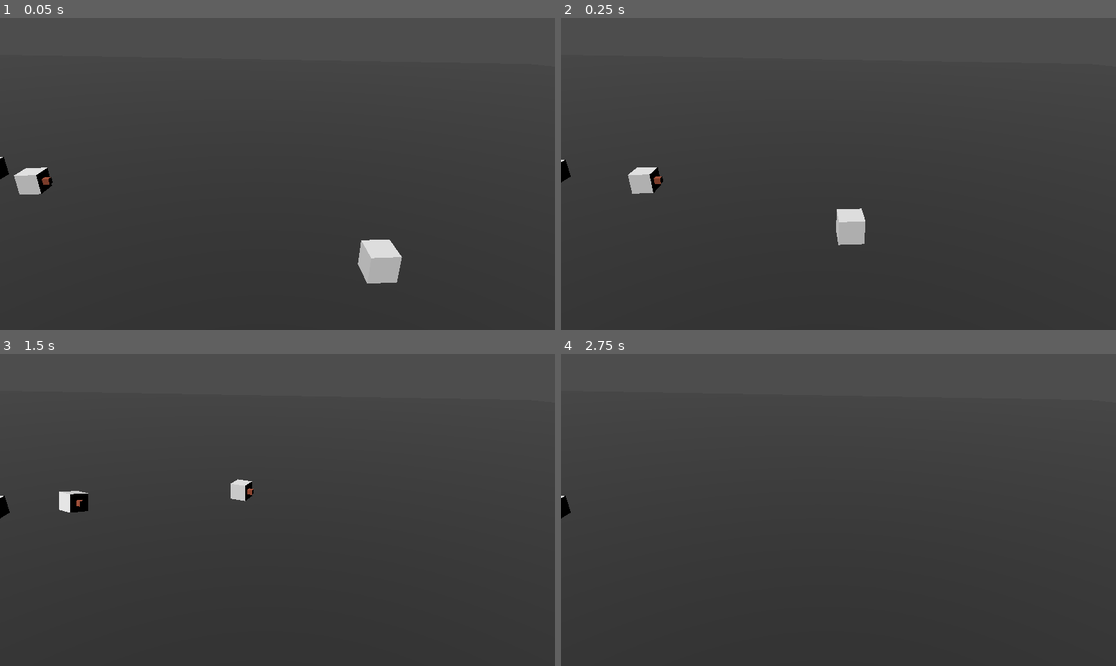
Above: before the commit, frames 1-4 (two rows, left to right).
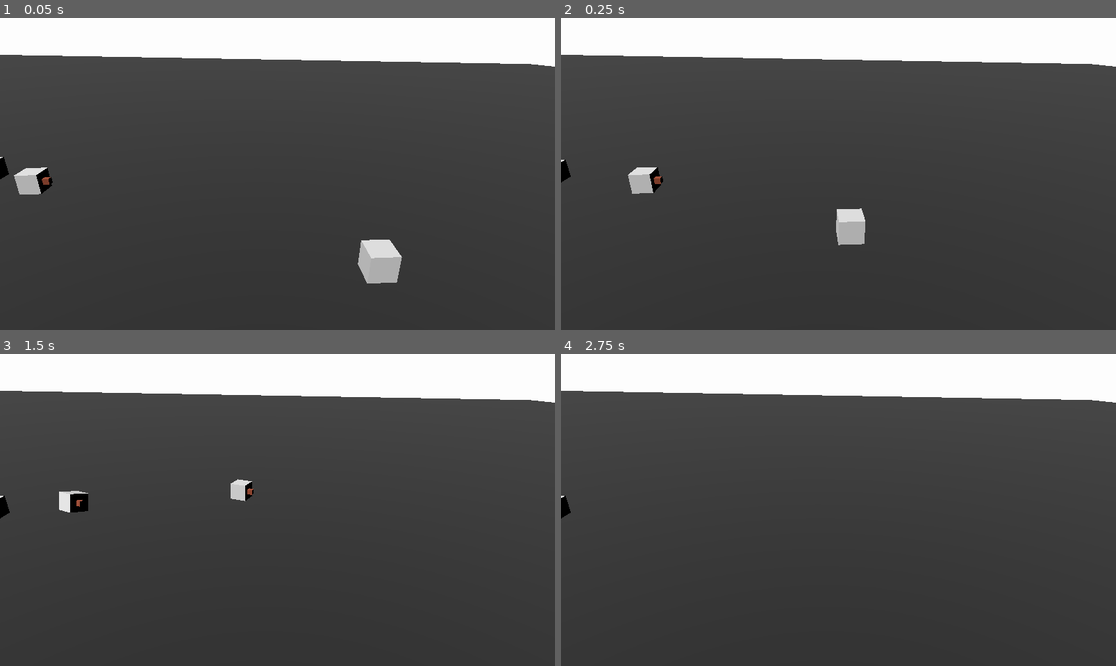
Above: after the commit, the same moments.

Repository: mulboor/kruispuntsimulatie
Game: Godot game, scene res://scenes/spaces/main.tscn
Same seed, same stepped clock (60 frames per second), same inputs: the game is played once before the commit and once after it.
Inputs:
- Up to frame 1 (0.05 s): no input
- Up to frame 2 (0.25 s): no input
- Up to frame 3 (1.5 s): no input
- Up to frame 4 (2.75 s): no input

The runs differ from the first frame. In frame 1, 13% of the frame differs, in the area x 0-100%, y 0-16%; in frame 2, 13%; in frame 3, 13%; in frame 4, 13%.

Commit message:
UI

Diff:
--- a/project.godot
+++ b/project.godot
@@ -14,3 +14,7 @@
 run/main_scene="res://scenes/spaces/main.tscn"
 config/features=PackedStringArray("4.3", "Forward Plus")
 config/icon="res://assets/icon.svg"
+
+[rendering]
+
+environment/defaults/default_clear_color=Color(0.991164, 0.991164, 0.991164, 1)
--- a/ui/options_test.tscn
+++ b/ui/options_test.tscn
@@ -7,25 +7,28 @@
 anchors_preset = 15
 anchor_right = 1.0
 anchor_bottom = 1.0
-offset_left = 80.0
-offset_top = 24.0
-offset_right = 80.0
-offset_bottom = 24.0
+offset_top = -1.0
+offset_bottom = -1.0
 grow_horizontal = 2
 grow_vertical = 2
 script = ExtResource("1_jb08e")
 
 [node name="MarginContainer" type="MarginContainer" parent="."]
 layout_mode = 0
-offset_right = 40.0
-offset_bottom = 40.0
+offset_left = 506.0
+offset_top = 252.0
+offset_right = 576.0
+offset_bottom = 318.0
+scale = Vector2(2, 2)
 
 [node name="VBoxContainer" type="VBoxContainer" parent="MarginContainer"]
 layout_mode = 2
+alignment = 1
 
 [node name="Factors" type="Button" parent="MarginContainer/VBoxContainer"]
 layout_mode = 2
 text = "Factors"
+expand_icon = true
 
 [node name="Back" type="Button" parent="MarginContainer/VBoxContainer"]
 layout_mode = 2
--- a/ui/test.tscn
+++ b/ui/test.tscn
@@ -7,9 +7,9 @@
 anchors_preset = 15
 anchor_right = 1.0
 anchor_bottom = 1.0
-offset_left = 1.0
+offset_left = 4.0
 offset_top = 2.0
-offset_right = 1.0
+offset_right = 4.0
 offset_bottom = 2.0
 grow_horizontal = 2
 grow_vertical = 2
@@ -21,6 +21,7 @@
 offset_top = 252.0
 offset_right = 576.0
 offset_bottom = 353.0
+scale = Vector2(2, 2)
 
 [node name="VBoxContainer" type="VBoxContainer" parent="MarginContainer"]
 layout_mode = 2
@@ -33,6 +34,7 @@
 [node name="Options" type="Button" parent="MarginContainer/VBoxContainer"]
 layout_mode = 2
 text = "Options"
+icon_alignment = 1
 
 [node name="Quit" type="Button" parent="MarginContainer/VBoxContainer"]
 layout_mode = 2
